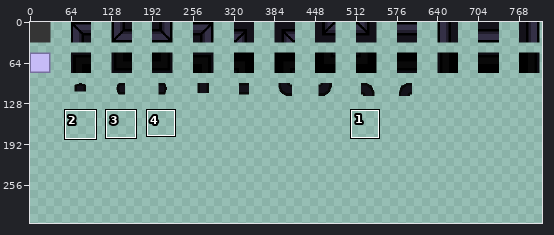
One commit to this pixel-art file: assets/FULL TILE SET.aseprite. The picture above shows the old version from afar; the outline marks the close-up.
Close-up. The starting point:
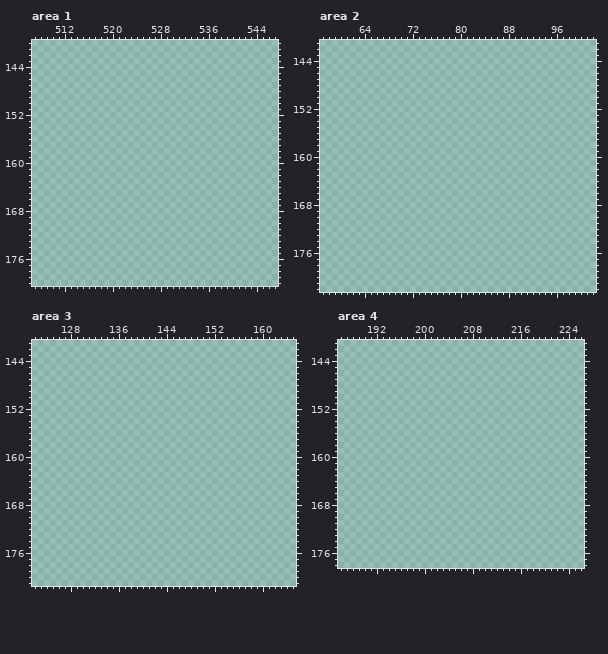
1041x960 pixels, 1 frame. Colours within 5 levels of each other are drawn and written as one. Shown: area 1: x 507..547, y 140..180; area 2: x 57..102, y 141..182; area 3: x 122..165, y 141..181; area 4: x 186..226, y 141..178. The wide view leaves out empty margins. The commit also changed other parts of the picture, which this record leaves out.
Palette (. is transparent): 
And afterwards:
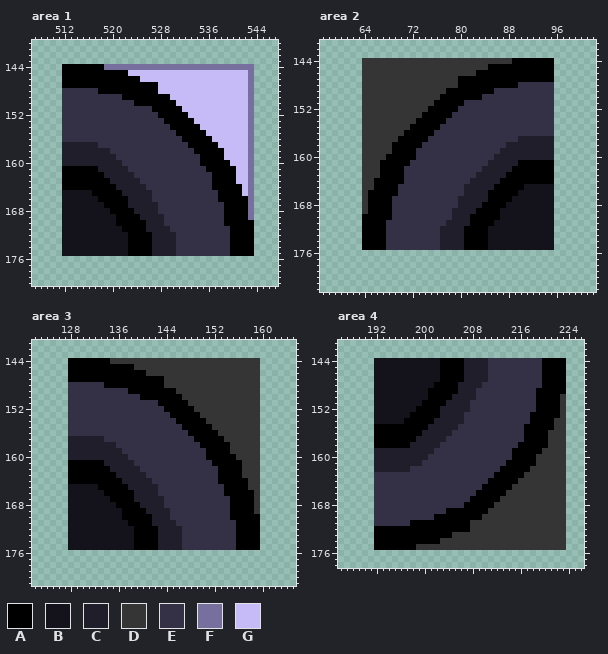
Colours new in this view: A #000000  B #14121a  C #211e2c  D #353535  E #343046  F #776f9e  G #c6bbf6
Diff:
Changed rows in their new state; - is an unchanged pixel.
Area 1:
first column x 512:
144 AAAAAAAFFFFFFFFFFFFFFFFFFFFFFFFF
145 AAAAAAAAAAAGGGGGGGGGGGGGGGGGGGGF
146 AAAAAAAAAAAAAGGGGGGGGGGGGGGGGGGF
147 AAAAAAAAAAAAAAAAGGGGGGGGGGGGGGGF
148 EEEEEEAAAAAAAAAAGGGGGGGGGGGGGGGF
149 EEEEEEEEEEAAAAAAAAGGGGGGGGGGGGGF
150 EEEEEEEEEEEEAAAAAAAGGGGGGGGGGGGF
151 EEEEEEEEEEEEEEEAAAAAGGGGGGGGGGGF
152 EEEEEEEEEEEEEEEEAAAAAGGGGGGGGGGF
153 EEEEEEEEEEEEEEEEEAAAAAGGGGGGGGGF
154 EEEEEEEEEEEEEEEEEEAAAAAGGGGGGGGF
155 EEEEEEEEEEEEEEEEEEEAAAAAGGGGGGGF
156 EEEEEEEEEEEEEEEEEEEEAAAAAGGGGGGF
157 CCCCCCEEEEEEEEEEEEEEEAAAAAGGGGGF
158 CCCCCCCCEEEEEEEEEEEEEEAAAAAGGGGF
159 CCCCCCCCCEEEEEEEEEEEEEEAAAAGGGGF
160 CCCCCCCCCCEEEEEEEEEEEEEAAAAAGGGF
161 AAAAAACCCCCEEEEEEEEEEEEEAAAAAGGF
162 AAAAAAACCCCCEEEEEEEEEEEEEAAAAGGF
163 AAAAAAAACCCCCEEEEEEEEEEEEAAAAGGF
164 AAAAAAAAACCCCCEEEEEEEEEEEAAAAAGF
165 BBBBBAAAAACCCCCEEEEEEEEEEEAAAAGF
166 BBBBBBAAAAACCCCEEEEEEEEEEEAAAAAF
167 BBBBBBBAAAACCCCCEEEEEEEEEEEAAAAF
168 BBBBBBBBAAAACCCCEEEEEEEEEEEAAAAF
169 BBBBBBBBBAAAACCCCEEEEEEEEEEAAAAF
170 BBBBBBBBBAAAAACCCEEEEEEEEEEAAAAA
171 BBBBBBBBBBAAAACCCCEEEEEEEEEEAAAA
172 BBBBBBBBBBBAAAACCCCEEEEEEEEEAAAA
173 BBBBBBBBBBBAAAACCCCEEEEEEEEEAAAA
174 BBBBBBBBBBBAAAACCCCEEEEEEEEEAAAA
175 BBBBBBBBBBBAAAACCCCEEEEEEEEEAAAA
Area 2:
first column x 64:
144 DDDDDDDDDDDDDDDDDDDDDDDDDAAAAAAA
145 DDDDDDDDDDDDDDDDDDDDDAAAAAAAAAAA
146 DDDDDDDDDDDDDDDDDDDAAAAAAAAAAAAA
147 DDDDDDDDDDDDDDDDAAAAAAAAAAAAAAAA
148 DDDDDDDDDDDDDDDDAAAAAAAAAAEEEEEE
149 DDDDDDDDDDDDDDAAAAAAAAEEEEEEEEEE
150 DDDDDDDDDDDDDAAAAAAAEEEEEEEEEEEE
151 DDDDDDDDDDDDAAAAAEEEEEEEEEEEEEEE
152 DDDDDDDDDDDAAAAAEEEEEEEEEEEEEEEE
153 DDDDDDDDDDAAAAAEEEEEEEEEEEEEEEEE
154 DDDDDDDDDAAAAAEEEEEEEEEEEEEEEEEE
155 DDDDDDDDAAAAAEEEEEEEEEEEEEEEEEEE
156 DDDDDDDAAAAAEEEEEEEEEEEEEEEEEEEE
157 DDDDDDAAAAAEEEEEEEEEEEEEEECCCCCC
158 DDDDDAAAAAEEEEEEEEEEEEEECCCCCCCC
159 DDDDDAAAAEEEEEEEEEEEEEECCCCCCCCC
160 DDDDAAAAAEEEEEEEEEEEEECCCCCCCCCC
161 DDDAAAAAEEEEEEEEEEEEECCCCCAAAAAA
162 DDDAAAAEEEEEEEEEEEEECCCCCAAAAAAA
163 DDDAAAAEEEEEEEEEEEECCCCCAAAAAAAA
164 DDAAAAAEEEEEEEEEEECCCCCAAAAAAAAA
165 DDAAAAEEEEEEEEEEECCCCCAAAAABBBBB
166 DAAAAAEEEEEEEEEEECCCCAAAAABBBBBB
167 DAAAAEEEEEEEEEEECCCCCAAAABBBBBBB
168 DAAAAEEEEEEEEEEECCCCAAAABBBBBBBB
169 DAAAAEEEEEEEEEECCCCAAAABBBBBBBBB
170 AAAAAEEEEEEEEEECCCAAAAABBBBBBBBB
171 AAAAEEEEEEEEEECCCCAAAABBBBBBBBBB
172 AAAAEEEEEEEEECCCCAAAABBBBBBBBBBB
173 AAAAEEEEEEEEECCCCAAAABBBBBBBBBBB
174 AAAAEEEEEEEEECCCCAAAABBBBBBBBBBB
175 AAAAEEEEEEEEECCCCAAAABBBBBBBBBBB
Area 3:
first column x 128:
144 AAAAAAADDDDDDDDDDDDDDDDDDDDDDDDD
145 AAAAAAAAAAADDDDDDDDDDDDDDDDDDDDD
146 AAAAAAAAAAAAADDDDDDDDDDDDDDDDDDD
147 AAAAAAAAAAAAAAAADDDDDDDDDDDDDDDD
148 EEEEEEAAAAAAAAAADDDDDDDDDDDDDDDD
149 EEEEEEEEEEAAAAAAAADDDDDDDDDDDDDD
150 EEEEEEEEEEEEAAAAAAADDDDDDDDDDDDD
151 EEEEEEEEEEEEEEEAAAAADDDDDDDDDDDD
152 EEEEEEEEEEEEEEEEAAAAADDDDDDDDDDD
153 EEEEEEEEEEEEEEEEEAAAAADDDDDDDDDD
154 EEEEEEEEEEEEEEEEEEAAAAADDDDDDDDD
155 EEEEEEEEEEEEEEEEEEEAAAAADDDDDDDD
156 EEEEEEEEEEEEEEEEEEEEAAAAADDDDDDD
157 CCCCCCEEEEEEEEEEEEEEEAAAAADDDDDD
158 CCCCCCCCEEEEEEEEEEEEEEAAAAADDDDD
159 CCCCCCCCCEEEEEEEEEEEEEEAAAADDDDD
160 CCCCCCCCCCEEEEEEEEEEEEEAAAAADDDD
161 AAAAAACCCCCEEEEEEEEEEEEEAAAAADDD
162 AAAAAAACCCCCEEEEEEEEEEEEEAAAADDD
163 AAAAAAAACCCCCEEEEEEEEEEEEAAAADDD
164 AAAAAAAAACCCCCEEEEEEEEEEEAAAAADD
165 BBBBBAAAAACCCCCEEEEEEEEEEEAAAADD
166 BBBBBBAAAAACCCCEEEEEEEEEEEAAAAAD
167 BBBBBBBAAAACCCCCEEEEEEEEEEEAAAAD
168 BBBBBBBBAAAACCCCEEEEEEEEEEEAAAAD
169 BBBBBBBBBAAAACCCCEEEEEEEEEEAAAAD
170 BBBBBBBBBAAAAACCCEEEEEEEEEEAAAAA
171 BBBBBBBBBBAAAACCCCEEEEEEEEEEAAAA
172 BBBBBBBBBBBAAAACCCCEEEEEEEEEAAAA
173 BBBBBBBBBBBAAAACCCCEEEEEEEEEAAAA
174 BBBBBBBBBBBAAAACCCCEEEEEEEEEAAAA
175 BBBBBBBBBBBAAAACCCCEEEEEEEEEAAAA
Area 4:
first column x 192:
144 BBBBBBBBBBBAAAACCCCEEEEEEEEEAAAA
145 BBBBBBBBBBBAAAACCCCEEEEEEEEEAAAA
146 BBBBBBBBBBBAAAACCCCEEEEEEEEEAAAA
147 BBBBBBBBBBBAAAACCCCEEEEEEEEEAAAA
148 BBBBBBBBBBAAAACCCCEEEEEEEEEEAAAA
149 BBBBBBBBBAAAAACCCEEEEEEEEEEAAAAA
150 BBBBBBBBBAAAACCCCEEEEEEEEEEAAAAD
151 BBBBBBBBAAAACCCCEEEEEEEEEEEAAAAD
152 BBBBBBBAAAACCCCCEEEEEEEEEEEAAAAD
153 BBBBBBAAAAACCCCEEEEEEEEEEEAAAAAD
154 BBBBBAAAAACCCCCEEEEEEEEEEEAAAADD
155 AAAAAAAAACCCCCEEEEEEEEEEEAAAAADD
156 AAAAAAAACCCCCEEEEEEEEEEEEAAAADDD
157 AAAAAAACCCCCEEEEEEEEEEEEEAAAADDD
158 AAAAAACCCCCEEEEEEEEEEEEEAAAAADDD
159 CCCCCCCCCCEEEEEEEEEEEEEAAAAADDDD
160 CCCCCCCCCEEEEEEEEEEEEEEAAAADDDDD
161 CCCCCCCCEEEEEEEEEEEEEEAAAAADDDDD
162 CCCCCCEEEEEEEEEEEEEEEAAAAADDDDDD
163 EEEEEEEEEEEEEEEEEEEEAAAAADDDDDDD
164 EEEEEEEEEEEEEEEEEEEAAAAADDDDDDDD
165 EEEEEEEEEEEEEEEEEEAAAAADDDDDDDDD
166 EEEEEEEEEEEEEEEEEAAAAADDDDDDDDDD
167 EEEEEEEEEEEEEEEEAAAAADDDDDDDDDDD
168 EEEEEEEEEEEEEEEAAAAADDDDDDDDDDDD
169 EEEEEEEEEEEEAAAAAAADDDDDDDDDDDDD
170 EEEEEEEEEEAAAAAAAADDDDDDDDDDDDDD
171 EEEEEEAAAAAAAAAADDDDDDDDDDDDDDDD
172 AAAAAAAAAAAAAAAADDDDDDDDDDDDDDDD
173 AAAAAAAAAAAAADDDDDDDDDDDDDDDDDDD
174 AAAAAAAAAAADDDDDDDDDDDDDDDDDDDDD
175 AAAAAAADDDDDDDDDDDDDDDDDDDDDDDDD
Where, in picture pixels (left, top, right, bottom), the same in both close-ups:
added: (62, 64, 254, 256)
added: (362, 58, 554, 250)
added: (68, 358, 260, 550)
added: (374, 358, 566, 550)
